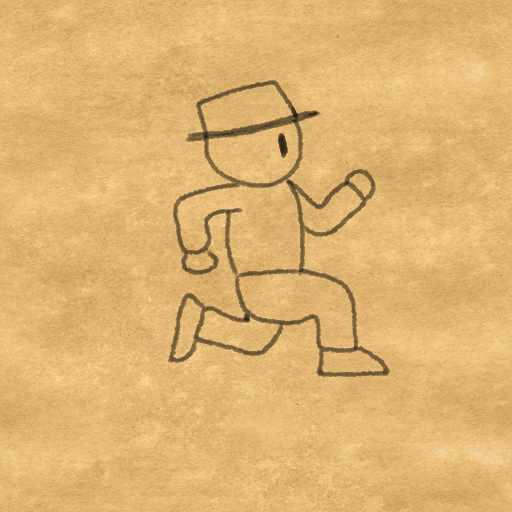
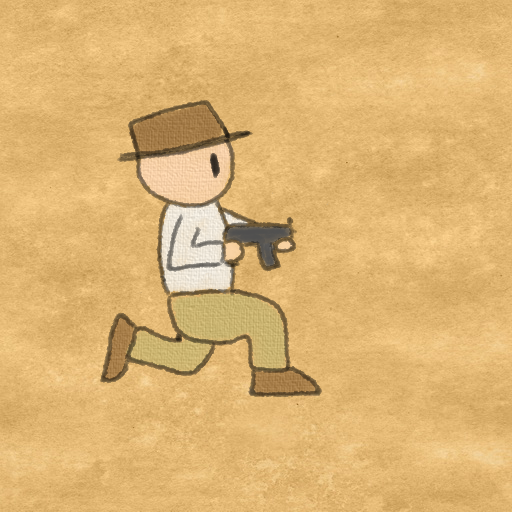
Revision of a layered 512px x 512px image; what changed, layer by layer:
added layer "Hand copy" above "Hand" over [left=220, top=207, right=296, bottom=255]
added layer "SMG" above "Layer 11" over [left=221, top=217, right=297, bottom=272]
added layer "Layer 11" above "Shotgun" over [left=223, top=225, right=292, bottom=268]
added layer "ShotgunArms" above "BodyFront" over [left=166, top=213, right=245, bottom=272]
added layer "BodyFront" above "BodyBase" over [left=214, top=199, right=236, bottom=291]
added layer "BodyBase" above "ColourBase" over [left=100, top=100, right=322, bottom=397]
added layer "ColourBase" above "BodyColour" over [left=102, top=55, right=329, bottom=425]
added layer "BodyColour" above "Layer 5" over [left=160, top=198, right=294, bottom=293]
hid "Layer 3" over [left=168, top=80, right=390, bottom=377]
